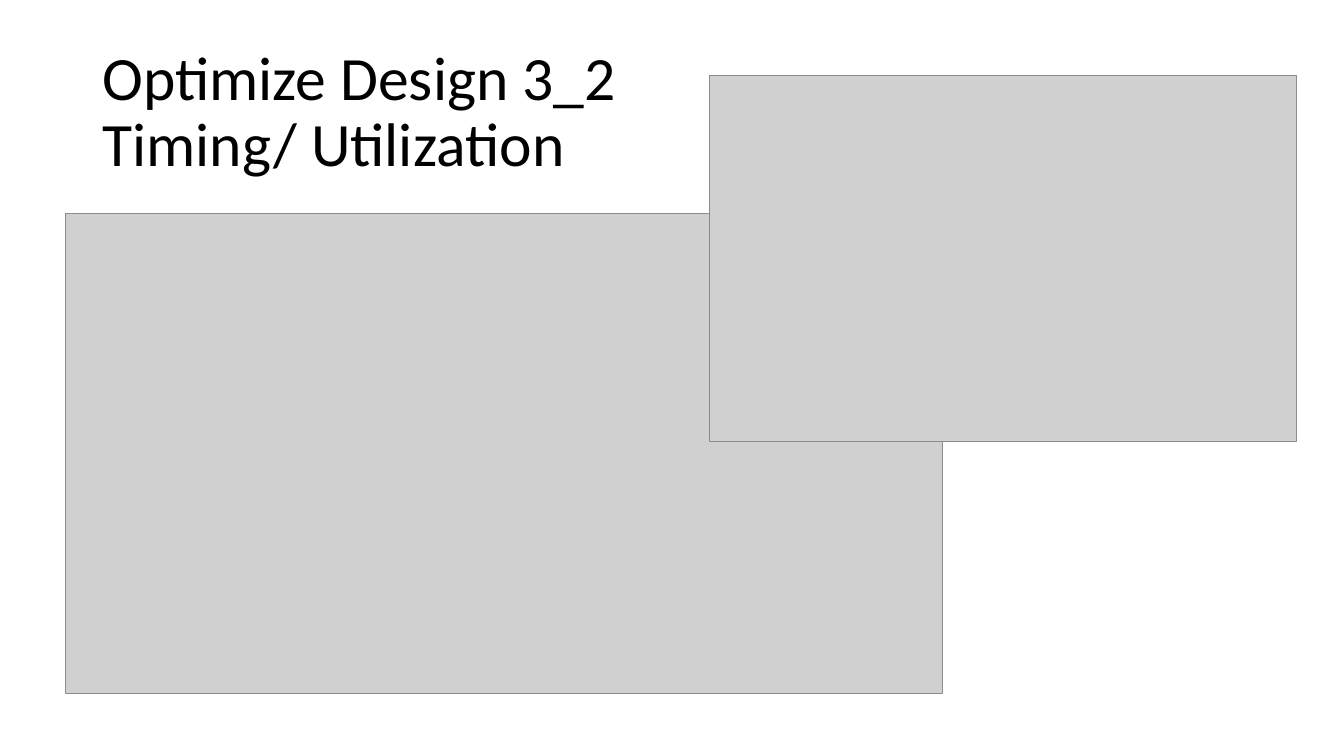
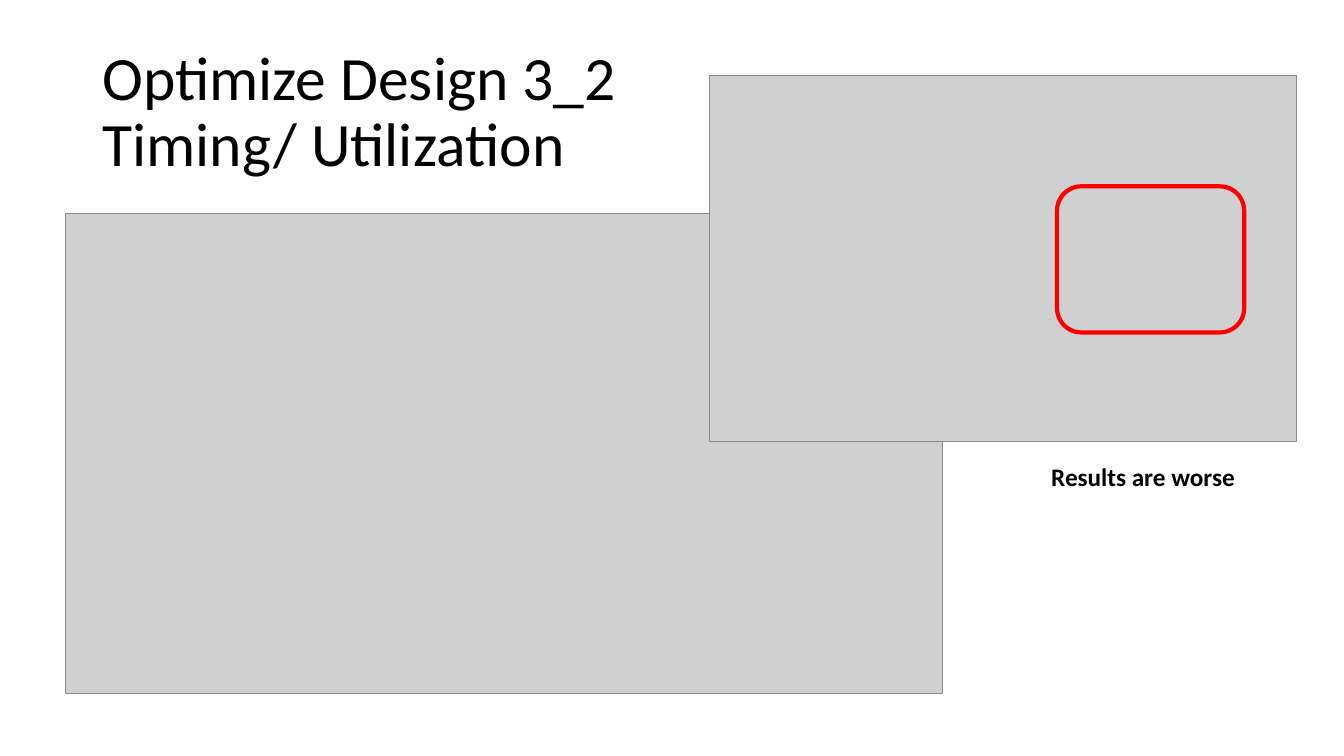
Before and after one commit to EvanLu0815/HLS, a slide deck: slide 20 of LABB_video_processing/110061562_presentation.pptx (slide 19 before the commit). Drawn at 1344x756 pixels with LibreOffice and Linux fonts; fonts in the diff are those of the drawing; grey boxes stand for pictures. Boxes give left, top, right and bottom in pixels: in the first picture for what was removed or moved away, otherwise in the second. Text is boxed around its words. In the diff, an @@ line names an element or a change of style, - is before the commit and + after.

```diff
--- a/LABB_video_processing/110061562_presentation.pptx
+++ b/LABB_video_processing/110061562_presentation.pptx
@@ rounded rectangle added at [1058, 187, 1245, 333], outline #FF0000 3 pt @@
@@ text added at [1051, 468, 1234, 487], 18 pt, text #000000, bold @@
+Results are worse
```
Also in this commit, not shown: 10 other slides changed, 2 slides added.
